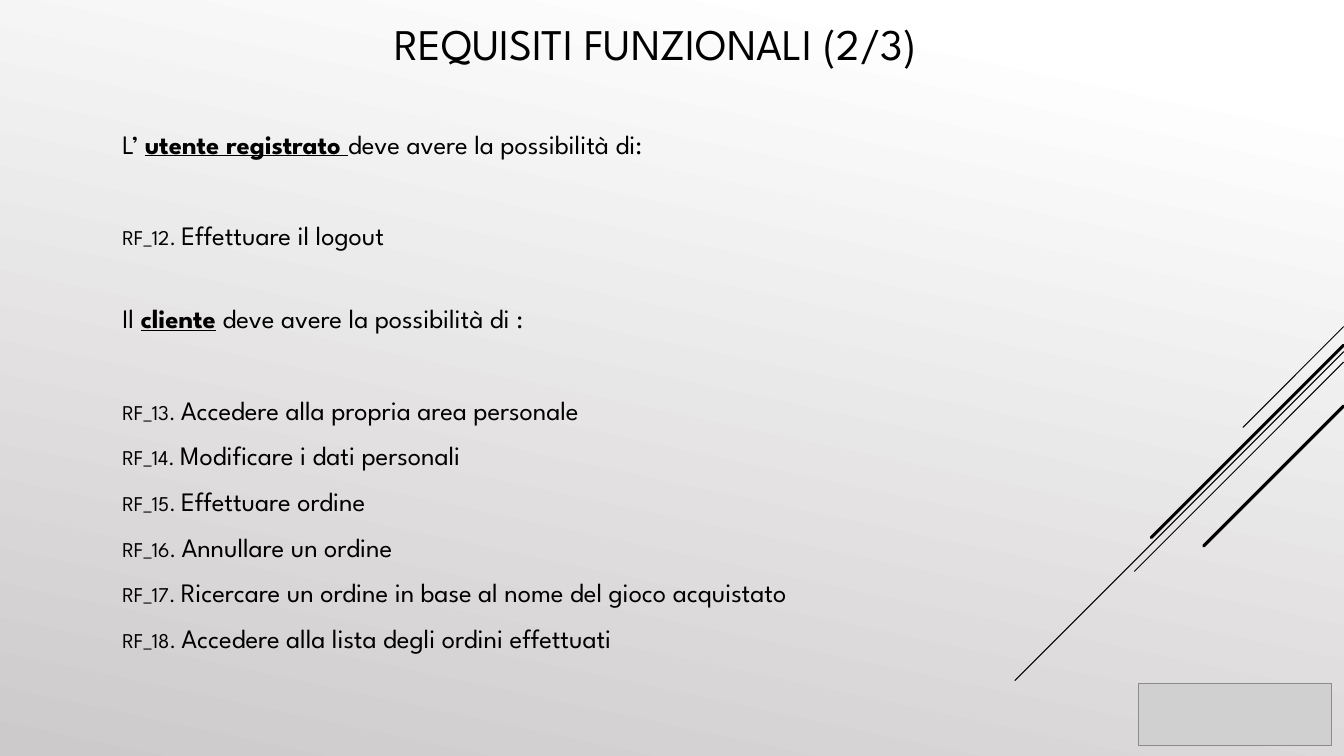
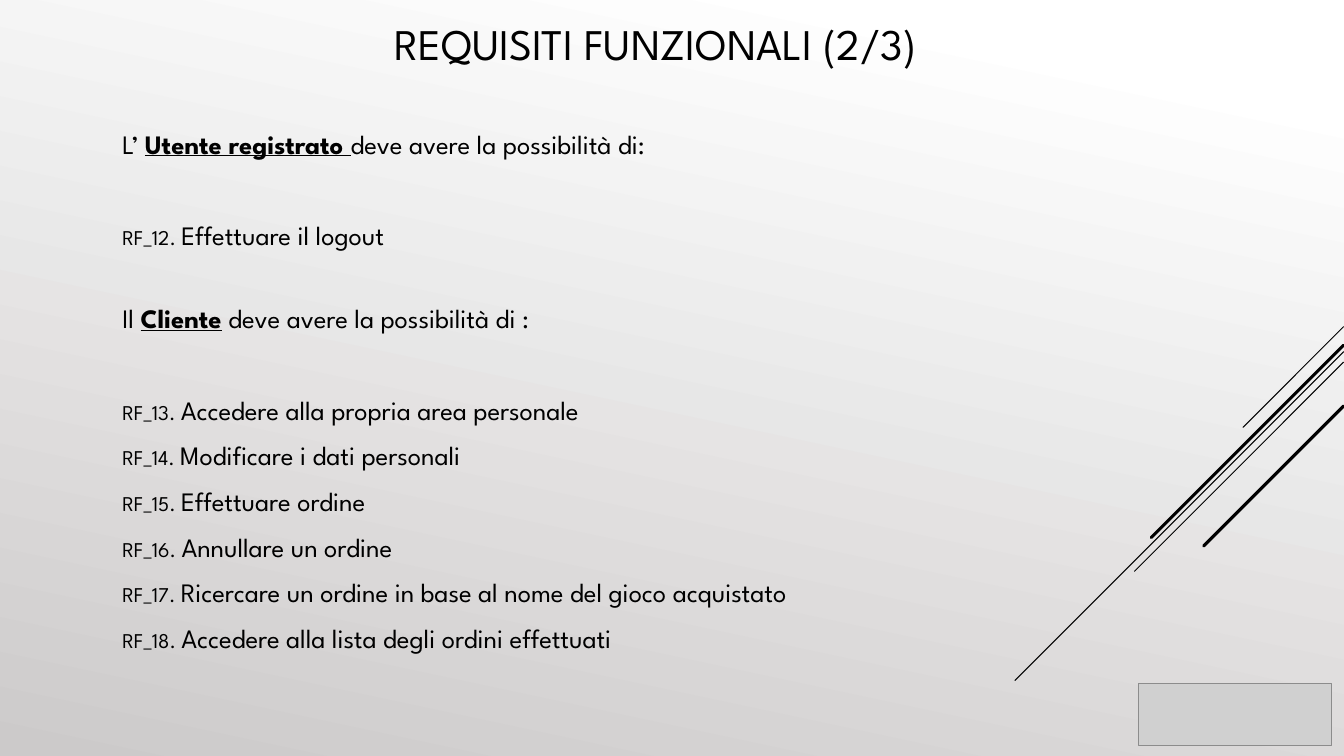
Before and after one commit to cosimob28/GamesHub, a slide deck: slide 6 of Work in progress/Presentazione/GamesHub.pptx. Drawn at 1344x756 pixels with LibreOffice and Linux fonts; fonts in the diff are those of the drawing; grey boxes stand for pictures. Boxes give left, top, right and bottom in pixels: in the first picture for what was removed or moved away, otherwise in the second. Text is boxed around its words. In the diff, an @@ line names an element or a change of style, - is before the commit and + after.

```diff
--- a/Work in progress/Presentazione/GamesHub.pptx
+++ b/Work in progress/Presentazione/GamesHub.pptx
@@ text at [122,135,645,160]: text changed @@
-L’ utente registrato deve avere la possibilità di:
+L’ Utente registrato deve avere la possibilità di:
@@ text at [122,309,516,334]: text changed @@
-Il cliente deve avere la possibilità di :
+Il Cliente deve avere la possibilità di :
```
Also in this commit, not shown: 10 other slides changed.
